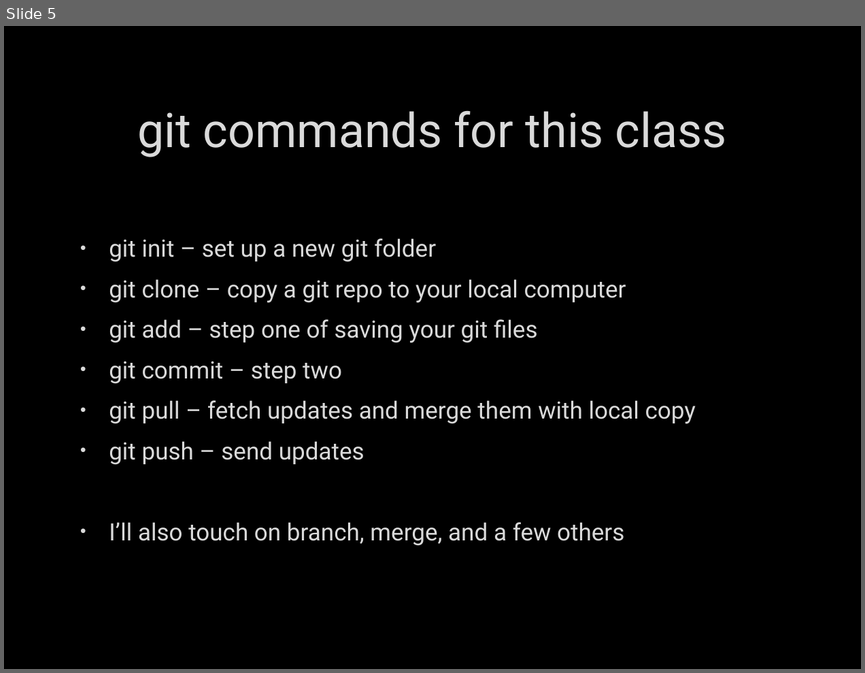
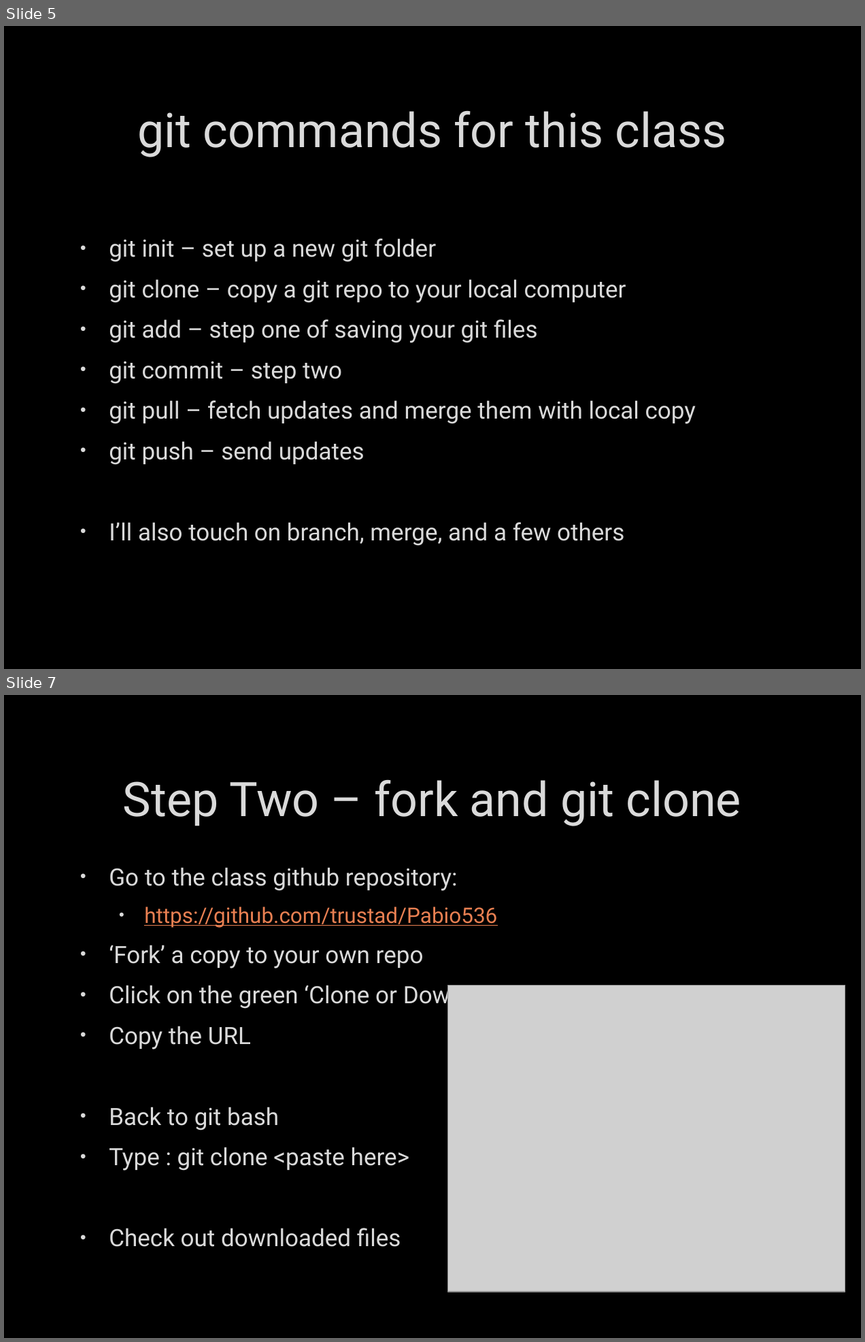
Before and after one commit to fdmast/Pabio536, a slide deck: C1_Introduction/ClassOne.GithubIntro.pptx. Shown one above the other, each under a label of ours: slide 5 before the commit, slides 5 and 7 after it; the slides between them are not shown. The pictures are 865x673 and 865x1342 pixels, drawn with LibreOffice and Linux fonts; fonts in the diff are those of the drawing; grey boxes stand for pictures; background and template pictures are left out. Boxes give left, top, right and bottom in pixels: in the first picture for what was removed or moved away, otherwise in the second. Text is boxed around its words. In the diff, an @@ line names an element or a change of style, - is before the commit and + after.

```diff
--- a/C1_Introduction/ClassOne.GithubIntro.pptx
+++ b/C1_Introduction/ClassOne.GithubIntro.pptx
@@ slide 7 added at bbox=[4, 695, 861, 1338], background picture (left out) @@
@@ title added at bbox=[123, 779, 741, 826], 40 pt, text #DADADA @@
+Step Two – fork and git clone
@@ text added at bbox=[109, 867, 588, 1246], 20 pt, text #DADADA @@
+• Go to the class github repository:
+  • https://github.com/trustad/Pabio536
+• ‘Fork’ a copy to your own repo
+• Click on the green ‘Clone or Download’ button
+• Copy the URL
+• Back to git bash
+• Type : git clone <paste here>
+• Check out downloaded files
@@ picture added at bbox=[448, 985, 844, 1291] @@
```
Also in this commit, not shown: 1 slide changed, 8 other slides added, 7 other files.
